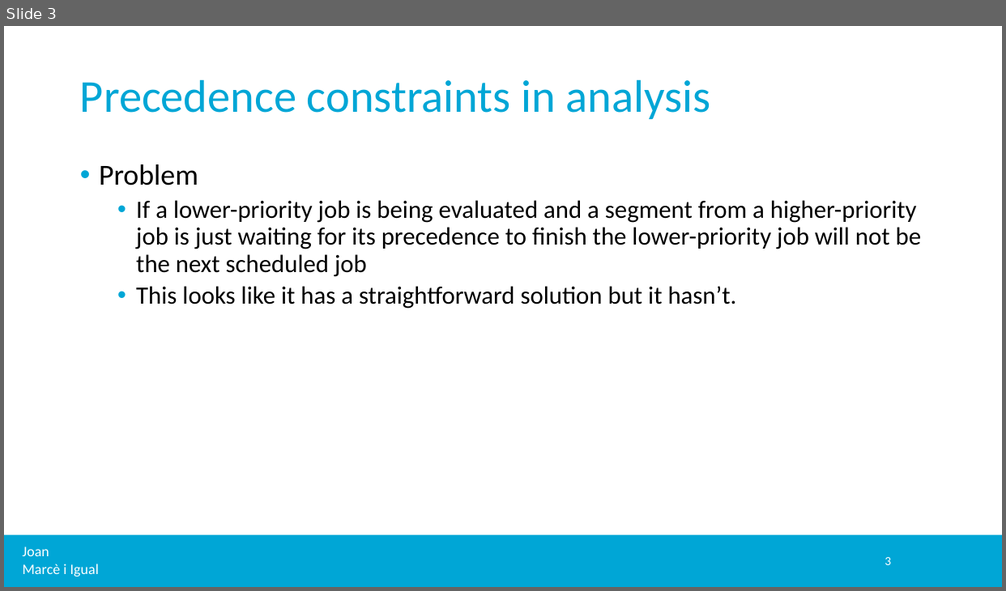
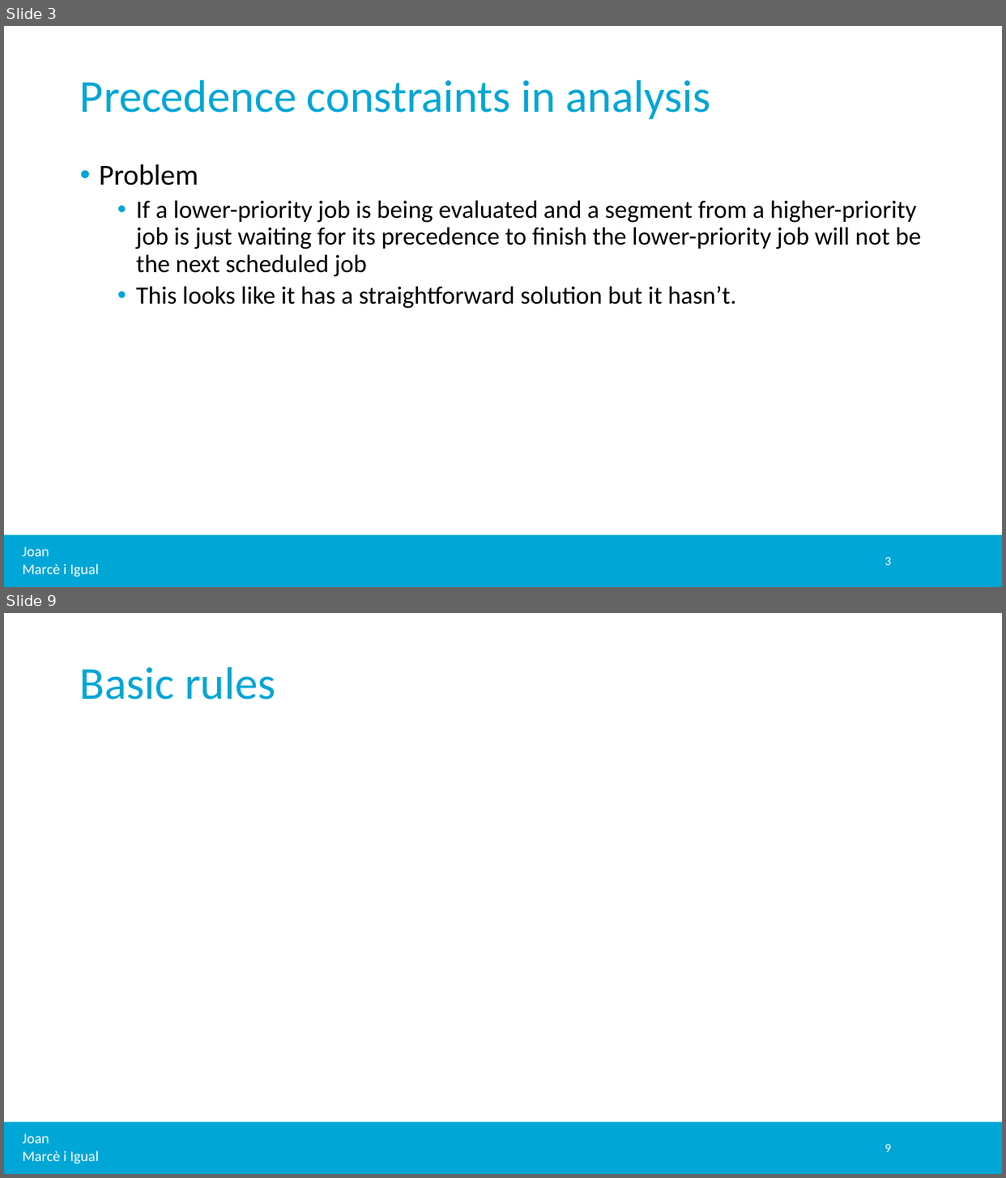
Before and after one commit to jmigual/APATeoria, a slide deck: Notes/TFM_presentations/2020_04_27/2020_04_27.pptx. Shown one above the other, each under a label of ours: slide 3 before the commit, slides 3 and 9 after it; the slides between them are not shown. The pictures are 1006x591 and 1006x1178 pixels, drawn with LibreOffice and Linux fonts; fonts in the diff are those of the drawing; grey boxes stand for pictures; background and template pictures are left out. Boxes give left, top, right and bottom in pixels: in the first picture for what was removed or moved away, otherwise in the second. Text is boxed around its words. In the diff, an @@ line names an element or a change of style, - is before the commit and + after.

Commit message:
Modified presentation

```diff
--- a/Notes/TFM_presentations/2020_04_27/2020_04_27.pptx
+++ b/Notes/TFM_presentations/2020_04_27/2020_04_27.pptx
@@ slide 9 added at (4, 613, 1002, 1174), background #FFFFFF; not listed: 2 template elements that a slide beside it also shows @@
@@ title added at (80, 666, 275, 700), 44 pt, text #00A6D6 @@
+Basic rules
@@ page number added at (884, 1144, 891, 1152), 12 pt, text #FFFFFF @@
+9
```
Also in this commit, not shown: 1 slide changed, 1 other slide added, 1 slide removed.
